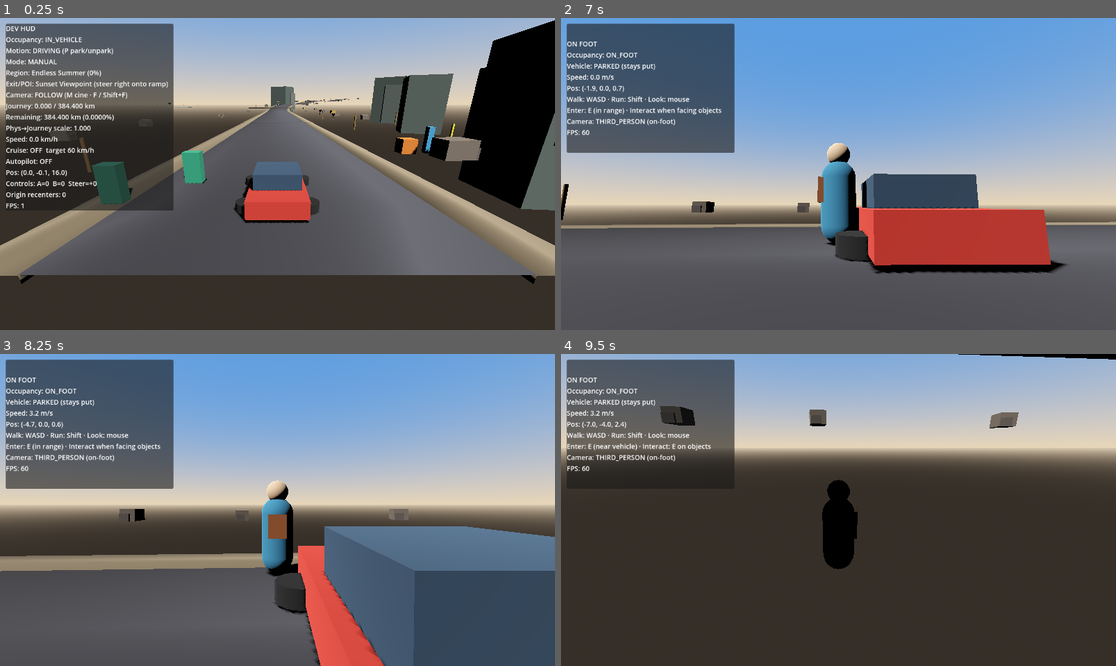
Above: before the commit, frames 1-4 (two rows, left to right).
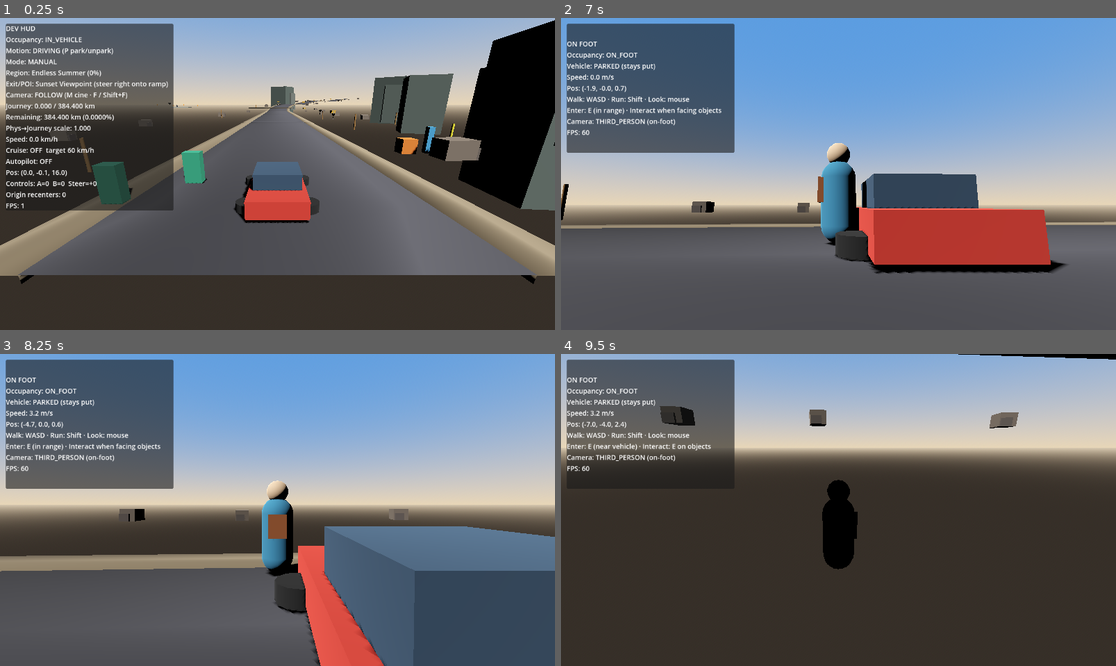
Above: after the commit, the same moments.

Repository: jacquesmoraes/moon-road
Game: Godot game, scene res://scenes/test/DrivingSandbox.tscn
The game is run twice, just before and just after one commit, with the same random seed, the same clock (stepped at 60 frames per second) and the same inputs.
Inputs (mouse positions are in pixels of both pictures, inside the frame that each line leads up to):
- Up to frame 1 (0.25 s): no input
- Up to frame 2 (7 s): move the mouse to (810, 236) at 0.52 s; hold W (player_move_forward) 0.53-1.25 s; hold E (player_enter_vehicle) 0.53-1.25 s; click (810, 236) at 0.67 s; drag from (1005, 220) to (810, 236) at 1.27 s; move the mouse to (672, 127) at 2.02 s; hold A (player_move_left) 2.03-2.75 s; tap T (vehicle_autopilot_toggle) at 2.1 s; drag from (866, 174) to (672, 127) at 2.77 s; move the mouse to (755, 96) at 3.52 s; hold S (player_move_backward) 3.53-4.25 s; hold F (vehicle_camera_next) 3.53-4.25 s; drag from (960, 158) to (755, 96) at 4.27 s; move the mouse to (727, 189) at 5.02 s; hold W (player_move_forward) 5.03-5.75 s; hold P (vehicle_park) 5.03-5.75 s; click (727, 189) at 5.17 s; drag from (894, 105) to (727, 189) at 5.77 s; tap Enter at 6.5 s; move the mouse to (810, 236) at 6.52 s; hold D (player_move_right) from 6.53 s (still down); hold E (player_enter_vehicle) from 6.53 s (still down)
- Up to frame 3 (8.25 s): move the mouse to (316, 513) at 7.27 s; release D (player_move_right) at 7.28 s; release E (player_enter_vehicle) at 7.28 s; hold W (player_move_forward) from 7.28 s (still down); tap Shift (player_run) at 7.35 s; move the mouse to (233, 506) at 8.02 s; tap T (vehicle_autopilot_toggle) at 8.1 s
- Up to frame 4 (9.5 s): move the mouse to (844, 510) at 8.77 s; release W (player_move_forward) at 8.78 s; hold A (player_move_left) from 8.78 s (still down); tap M (vehicle_camera_cinematic_toggle) at 8.85 s

The runs differ from the first frame. In frame 1, less than 0.1% of the frame differs, in the area x 31-33%, y 27-29%; in frame 2, 0.1%, in the area x 1-99%, y 21-82%; in frame 3, less than 0.1%; in frame 4, nothing differs.

Commit message:
feat: add first stateful interactive object
ViewpointTerminal inside Sunset Viewpoint starts OFF and turns ON once
on interact (one-shot). Emits state_changed with cheap light/color/label
feedback; state persists for the loaded viewpoint instance.

Co-authored-by: jacquesbarrosmoraes <jacquesbarrosmoraes@gmail.com>

Diff:
--- /dev/null
+++ b/scenes/interaction/ViewpointTerminal.tscn
@@ -0,0 +1,71 @@
+[gd_scene load_steps=9 format=3 uid="uid://bterra_viewpoint_terminal"]
+
+[ext_resource type="Script" path="res://scripts/interaction/viewpoint_terminal.gd" id="1_script"]
+
+[sub_resource type="SphereShape3D" id="Shape_interact"]
+radius = 1.15
+
+[sub_resource type="StandardMaterial3D" id="Mat_body"]
+albedo_color = Color(0.22, 0.24, 0.28, 1)
+
+[sub_resource type="BoxMesh" id="Mesh_body"]
+size = Vector3(0.75, 1.35, 0.5)
+
+[sub_resource type="StandardMaterial3D" id="Mat_screen"]
+albedo_color = Color(0.12, 0.14, 0.16, 1)
+
+[sub_resource type="BoxMesh" id="Mesh_screen"]
+size = Vector3(0.55, 0.4, 0.06)
+
+[sub_resource type="StandardMaterial3D" id="Mat_base"]
+albedo_color = Color(0.15, 0.15, 0.16, 1)
+
+[sub_resource type="CylinderMesh" id="Mesh_base"]
+top_radius = 0.45
+bottom_radius = 0.5
+height = 0.12
+
+[node name="ViewpointTerminal" type="Area3D"]
+collision_layer = 8
+collision_mask = 0
+monitoring = false
+monitorable = true
+script = ExtResource("1_script")
+interaction_name = "Viewpoint Terminal"
+interaction_priority = 1
+
+[node name="CollisionShape3D" type="CollisionShape3D" parent="."]
+transform = Transform3D(1, 0, 0, 0, 1, 0, 0, 0, 1, 0, 1.0, 0)
+shape = SubResource("Shape_interact")
+
+[node name="Model" type="Node3D" parent="."]
+
+[node name="Base" type="MeshInstance3D" parent="Model"]
+transform = Transform3D(1, 0, 0, 0, 1, 0, 0, 0, 1, 0, 0.06, 0)
+material_override = SubResource("Mat_base")
+mesh = SubResource("Mesh_base")
+
+[node name="Body" type="MeshInstance3D" parent="Model"]
+transform = Transform3D(1, 0, 0, 0, 1, 0, 0, 0, 1, 0, 0.75, 0)
+material_override = SubResource("Mat_body")
+mesh = SubResource("Mesh_body")
+
+[node name="Screen" type="MeshInstance3D" parent="Model"]
+transform = Transform3D(1, 0, 0, 0, 1, 0, 0, 0, 1, 0, 1.15, -0.28)
+material_override = SubResource("Mat_screen")
+mesh = SubResource("Mesh_screen")
+
+[node name="StatusLight" type="OmniLight3D" parent="."]
+transform = Transform3D(1, 0, 0, 0, 1, 0, 0, 0, 1, 0, 1.6, -0.2)
+light_color = Color(1, 0.45, 0.12, 1)
+light_energy = 0.0
+omni_range = 4.5
+visible = false
+
+[node name="StatusLabel" type="Label3D" parent="."]
+transform = Transform3D(1, 0, 0, 0, 1, 0, 0, 0, 1, 0, 2.05, 0)
+pixel_size = 0.012
+text = "OFF"
+font_size = 48
+outline_size = 8
+modulate = Color(0.65, 0.68, 0.72, 1)
--- a/scenes/world/ViewpointPOI.tscn
+++ b/scenes/world/ViewpointPOI.tscn
@@ -1,6 +1,7 @@
-[gd_scene load_steps=2 format=3]
+[gd_scene load_steps=3 format=3]
 
 [ext_resource type="Script" path="res://scripts/world/viewpoint_poi.gd" id="1_viewpoint"]
+[ext_resource type="PackedScene" uid="uid://bterra_viewpoint_terminal" path="res://scenes/interaction/ViewpointTerminal.tscn" id="2_terminal"]
 
 [node name="ViewpointPOI" type="Node3D"]
 script = ExtResource("1_viewpoint")
@@ -26,3 +27,6 @@
 
 [node name="Sign" type="Node3D" parent="."]
 transform = Transform3D(1, 0, 0, 0, 1, 0, 0, 0, 1, -4.5, 0, -3)
+
+[node name="ViewpointTerminal" parent="." instance=ExtResource("2_terminal")]
+transform = Transform3D(1, 0, 0, 0, 1, 0, 0, 0, 1, 3.2, 0.0, -3.5)
--- /dev/null
+++ b/scripts/interaction/viewpoint_terminal.gd
@@ -0,0 +1,140 @@
+extends Area3D
+class_name ViewpointTerminal
+## Stateful viewpoint console. Starts OFF; first interact turns ON (one-shot).
+## State lives on the instance while the viewpoint scene is loaded — no disk save.
+## Duck-types the Interactable API; no coupling to PlayerCharacter.
+
+enum PowerState {
+	OFF,
+	ON,
+}
+
+signal state_changed(previous_state: PowerState, current_state: PowerState)
+signal interacted(actor: Node)
+
+@export var interaction_name: String = "Viewpoint Terminal"
+@export var interaction_priority: int = 1
+@export var enabled: bool = true
+
+@export_group("Feedback (placeholder)")
+@export var color_off: Color = Color(0.22, 0.24, 0.28, 1)
+@export var color_on: Color = Color(0.95, 0.55, 0.18, 1)
+@export var emission_on: Color = Color(1.0, 0.45, 0.12, 1)
+@export var light_energy_on: float = 2.4
+
+var _state: PowerState = PowerState.OFF
+var _body_mat: StandardMaterial3D
+var _screen_mat: StandardMaterial3D
+var _light: OmniLight3D
+var _status_label: Label3D
+
+
+func _ready() -> void:
+	collision_layer = 8
+	collision_mask = 0
+	monitoring = false
+	monitorable = true
+	_cache_feedback_nodes()
+	_apply_visuals()
+
+
+func get_state() -> PowerState:
+	return _state
+
+
+func get_state_name() -> String:
+	match _state:
+		PowerState.ON:
+			return "ON"
+		_:
+			return "OFF"
+
+
+func is_on() -> bool:
+	return _state == PowerState.ON
+
+
+func is_off() -> bool:
+	return _state == PowerState.OFF
+
+
+func get_interaction_name() -> String:
+	return interaction_name
+
+
+func get_interaction_prompt() -> String:
+	## One-shot: only prompt while OFF.
+	if _state == PowerState.ON:
+		return ""
+	return "E — Interagir: %s" % interaction_name
+
+
+func can_interact(_actor: Node = null) -> bool:
+	if not enabled or not is_inside_tree() or not is_visible_in_tree():
+		return false
+	# One-shot ON — no further interacts after activation.
+	return _state == PowerState.OFF
+
+
+func interact(actor: Node = null) -> bool:
+	if not can_interact(actor):
+		return false
+	_set_state(PowerState.ON)
+	interacted.emit(actor)
+	print("ViewpointTerminal: powered ON (actor=%s)" % (str(actor.name) if actor else "unknown"))
+	return true
+
+
+## Test helper — does not bypass one-shot rules for normal play.
+func force_state(state: PowerState) -> void:
+	_set_state(state)
+
+
+func _set_state(next: PowerState) -> void:
+	if next == _state:
+		return
+	var previous := _state
+	_state = next
+	_apply_visuals()
+	state_changed.emit(previous, _state)
+
+
+func _cache_feedback_nodes() -> void:
+	var body := get_node_or_null("Model/Body") as MeshInstance3D
+	var screen := get_node_or_null("Model/Screen") as MeshInstance3D
+	if body != null:
+		_body_mat = body.material_override as StandardMaterial3D
+		if _body_mat == null:
+			_body_mat = StandardMaterial3D.new()
+			body.material_override = _body_mat
+		else:
+			_body_mat = _body_mat.duplicate() as StandardMaterial3D
+			body.material_override = _body_mat
+	if screen != null:
+		_screen_mat = screen.material_override as StandardMaterial3D
+		if _screen_mat == null:
+			_screen_mat = StandardMaterial3D.new()
+			screen.material_override = _screen_mat
+		else:
+			_screen_mat = _screen_mat.duplicate() as StandardMaterial3D
+			screen.material_override = _screen_mat
+	_light = get_node_or_null("StatusLight") as OmniLight3D
+	_status_label = get_node_or_null("StatusLabel") as Label3D
+
+
+func _apply_visuals() -> void:
+	var on := _state == PowerState.ON
+	if _body_mat != null:
+		_body_mat.albedo_color = color_on if on else color_off
+	if _screen_mat != null:
+		_screen_mat.albedo_color = color_on if on else Color(0.12, 0.14, 0.16, 1)
+		_screen_mat.emission_enabled = on
+		_screen_mat.emission = emission_on
+		_screen_mat.emission_energy_multiplier = 3.5 if on else 0.0
+	if _light != null:
+		_light.light_color = emission_on
+		_light.light_energy = light_energy_on if on else 0.0
+		_light.visible = on
+	if _status_label != null:
+		_status_label.text = "ON" if on else "OFF"
+		_status_label.modulate = color_on if on else Color(0.65, 0.68, 0.72, 1)
--- a/scripts/test/drive_smoke.gd
+++ b/scripts/test/drive_smoke.gd
@@ -384,6 +384,17 @@
 		quit(1)
 		return false
 
+	# Stateful ViewpointTerminal must exist inside the viewpoint (starts OFF).
+	var terminal: Node = vp.find_child("ViewpointTerminal", true, false)
+	if terminal == null:
+		push_error("drive_smoke: ViewpointTerminal missing inside Sunset Viewpoint")
+		quit(1)
+		return false
+	if not terminal.has_method("get_state_name") or str(terminal.call("get_state_name")) != "OFF":
+		push_error("drive_smoke: ViewpointTerminal should start OFF")
+		quit(1)
+		return false
+
 	# Unload viewpoint; discovery must remain in logical POISystem.
 	poi_sys.call("despawn_viewpoint", "sunset_viewpoint")
 	await physics_frame
@@ -862,7 +873,7 @@
 	var counts: Dictionary = _road_manager.call("get_active_kind_counts")
 	var elev_counts: Dictionary = _road_manager.call("get_active_elevation_counts")
 	print(
-		"drive_smoke: OK elapsed=%.1fs TRAVEL_MODE cruise_mean=%.2 …(234 unchanged characters)… ng=OK occupancy=OK onfoot=OK interact=OK"
+		"drive_smoke: OK elapsed=%.1fs TRAVEL_MODE cruise_mean=%.2 …(234 unchanged characters)… ng=OK occupancy=OK onfoot=OK interact=OK viewpoint_terminal=OK"
 		% [
 			_elapsed,
 			mean_speed,
@@ -1242,6 +1253,9 @@
 	if not await _verify_interaction_system(occupancy, character, foot_cam):
 		return false
 
+	if not await _verify_viewpoint_terminal(occupancy, character, foot_cam):
+		return false
+
 	# Origin recenter while on foot must shift character + vehicle together.
 	var saved_recenter_dist: float = float(_recenter.get("recenter_distance"))
 	_recenter.set("recenter_distance", 40.0)
@@ -1461,6 +1475,144 @@
 	character.global_transform = exit_xf
 	await physics_frame
 	print("drive_smoke: interaction OK (prompt → interact A/B → clear on leave)")
+	return true
+
+
+func _verify_viewpoint_terminal(occupancy: Node, character: CharacterBody3D, foot_cam: Node3D) -> bool:
+	## One-shot OFF→ON world state on ViewpointTerminal inside Sunset Viewpoint.
+	## Persists across enter/exit while the viewpoint instance stays loaded.
+	var poi_sys: Node = root.get_node_or_null("POISystem")
+	if poi_sys == null:
+		push_error("drive_smoke: POISystem missing for viewpoint terminal")
+		quit(1)
+		return false
+
+	var poi_res: Resource = load("res://resources/world/pois/sunset_viewpoint.tres")
+	var vp_scene: PackedScene = load("res://scenes/world/ViewpointPOI.tscn")
+	if poi_res == null or vp_scene == null:
+		push_error("drive_smoke: could not load sunset viewpoint resources")
+		quit(1)
+		return false
+
+	var spawn_xf := Transform3D(Basis.IDENTITY, character.global_position + Vector3(-6.0, 0.0, -4.0))
+	var scene_root: Node = root.get_child(0) if root.get_child_count() > 0 else root
+	var vp: Node3D = poi_sys.call("spawn_viewpoint", poi_res, spawn_xf, scene_root, vp_scene) as Node3D
+	if vp == null:
+		push_error("drive_smoke: failed to spawn viewpoint for terminal test")
+		quit(1)
+		return false
+
+	var terminal: Node = vp.find_child("ViewpointTerminal", true, false)
+	if terminal == null or not (terminal is Node3D):
+		push_error("drive_smoke: ViewpointTerminal not found after spawn")
+		quit(1)
+		return false
+	if str(terminal.call("get_state_name")) != "OFF":
+		push_error("drive_smoke: ViewpointTerminal expected OFF at spawn")
+		quit(1)
+		return false
+	if not bool(terminal.call("can_interact", character)):
+		push_error("drive_smoke: ViewpointTerminal should allow interact while OFF")
+		quit(1)
+		return false
+
+	var signal_count := {"n": 0}
+	var on_state := func(_prev, _cur) -> void:
+		signal_count["n"] = int(signal_count["n"]) + 1
+	terminal.state_changed.connect(on_state)
+
+	# Walk up and use the shared detector path (not a special-case call).
+	var term_pos: Vector3 = (terminal as Node3D).global_position
+	character.global_position = term_pos + Vector3(0.0, 0.05, 1.7)
+	var face := term_pos - character.global_position
+	var yaw := atan2(-face.x, -face.z)
+	character.rotation.y = yaw
+	if foot_cam.has_method("set_look_angles"):
+		foot_cam.call("set_look_angles", yaw, deg_to_rad(-12.0))
+	for _i in range(14):
+		await physics_frame
+
+	var detector: Node = character.get_node_or_null("InteractionDetector")
+	if detector == null or not bool(detector.call("has_focus")):
+		# Fallback: direct interact still proves world-state change.
+		if not bool(terminal.call("interact", character)):
+			push_error("drive_smoke: ViewpointTerminal interact failed")
+			quit(1)
+			return false
+	else:
+		var focus: Node = detector.call("get_focus")
+		if focus != terminal:
+			# Prefer terminal if detector focused something else nearby.
+			if not bool(terminal.call("interact", character)):
+				push_error("drive_smoke: ViewpointTerminal interact failed (focus=%s)" % focus)
+				quit(1)
+				return false
+		elif not bool(detector.call("try_interact")):
+			push_error("drive_smoke: detector try_interact failed on ViewpointTerminal")
+			quit(1)
+			return false
+
+	await physics_frame
+	if str(terminal.call("get_state_name")) != "ON":
+		push_error("drive_smoke: ViewpointTerminal did not turn ON")
+		quit(1)
+		return false
+	if int(signal_count["n"]) < 1:
+		push_error("drive_smoke: ViewpointTerminal state_changed did not fire")
+		quit(1)
+		return false
+	if bool(terminal.call("can_interact", character)):
+		push_error("drive_smoke: ViewpointTerminal still interactable after one-shot ON")
+		quit(1)
+		return false
+	var label := terminal.get_node_or_null("StatusLabel") as Label3D
+	if label != null and label.text != "ON":
+		push_error("drive_smoke: ViewpointTerminal StatusLabel not ON")
+		quit(1)
+		return false
+	var light := terminal.get_node_or_null("StatusLight") as OmniLight3D
+	if light != null and (not light.visible or light.light_energy <= 0.01):
+		push_error("drive_smoke: ViewpointTerminal light not lit when ON")
+		quit(1)
+		return false
+
+	# Enter / exit car in the same session — state must persist on the loaded instance.
+	var exit_xf: Transform3D = _vehicle.call("get_driver_exit_global_transform")
+	character.global_transform = exit_xf
+	for _j in range(6):
+		await physics_frame
+	if not bool(occupancy.call("try_enter_vehicle")):
+		push_error("drive_smoke: enter vehicle failed during viewpoint terminal persist check")
+		quit(1)
+		return false
+	await physics_frame
+	if str(terminal.call("get_state_name")) != "ON":
+		push_error("drive_smoke: ViewpointTerminal lost ON while in vehicle")
+		quit(1)
+		return false
+	if not bool(_vehicle.call("is_parked")):
+		# Keep parked for exit.
+		_vehicle.call("try_park")
+	if not bool(occupancy.call("try_exit_vehicle")):
+		push_error("drive_smoke: exit vehicle failed during viewpoint terminal persist check")
+		quit(1)
+		return false
+	await physics_frame
+	if str(terminal.call("get_state_name")) != "ON":
+		push_error("drive_smoke: ViewpointTerminal lost ON after re-exit")
+		quit(1)
+		return false
+	if bool(terminal.call("interact", character)):
+		push_error("drive_smoke: ViewpointTerminal should reject interact while ON")
+		quit(1)
+		return false
+
+	terminal.state_changed.disconnect(on_state)
+	poi_sys.call("despawn_viewpoint", "sunset_viewpoint")
+	# Stay near vehicle for later enter in parent flow.
+	character.global_transform = _vehicle.call("get_driver_exit_global_transform")
+	await physics_frame
+	print("drive_smoke: viewpoint terminal OK (OFF→ON one-shot, persist across enter/exit)")
 	return true
 
 
Not shown, changed: README.md
